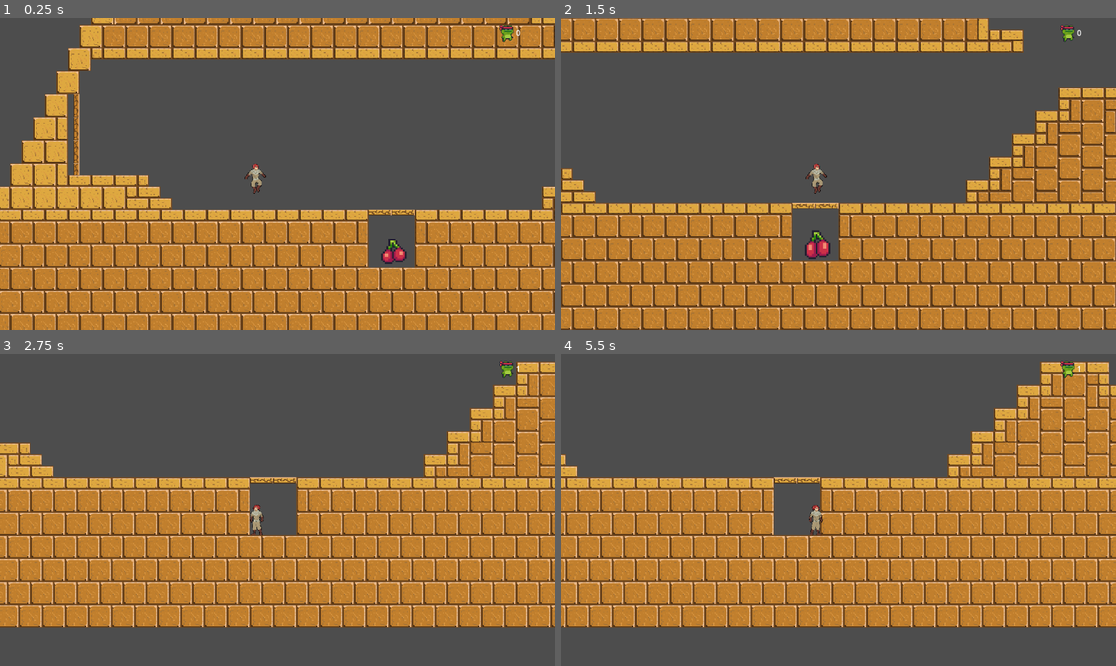
Above: before the commit, frames 1-4 (two rows, left to right).
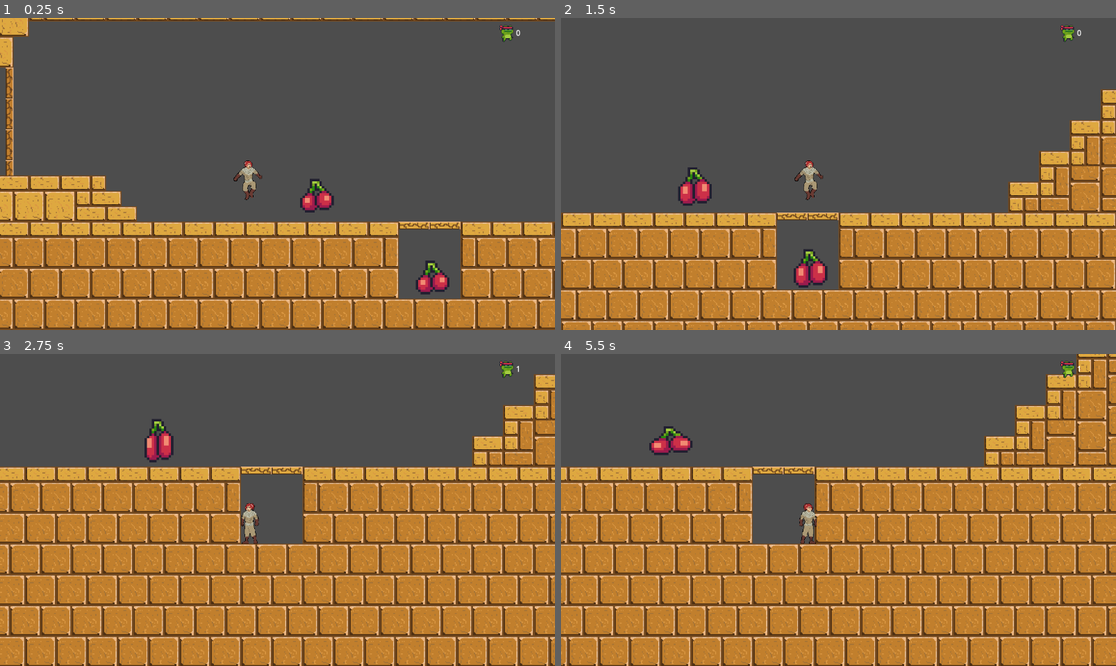
Above: after the commit, the same moments.

Repository: lucifer2k3/TreasureHunter
Game: Godot game, scene res://Code/Maps/egypt_map.tscn
Two runs of this game, one before a commit and one after it. Both use one fixed random seed, a clock stepped at 60 frames per second and the inputs below. This scene is started directly instead of the project's main scene.
Inputs:
- Up to frame 1 (0.25 s): no input
- Up to frame 2 (1.5 s): hold Right (ui_right) from 0.53 s (still down); tap Up (ui_up) at 0.77 s
- Up to frame 3 (2.75 s): tap Up (ui_up) at 1.52 s; release Right (ui_right) at 2.03 s; hold Left (ui_left) from 2.03 s (still down)
- Up to frame 4 (5.5 s): release Left (ui_left) at 2.78 s; hold Right (ui_right) 2.78-4.28 s; tap Up (ui_up) at 3.02, 3.77, 4.52 s; hold Left (ui_left) 4.28-5.03 s; hold Right (ui_right) from 5.03 s (still down)

The runs differ from the first frame. In frame 1, 41% of the frame differs, in the area x 0-100%, y 0-100%; in frame 2, 41%; in frame 3, 45%; in frame 4, 46%.

Commit message:
nhan dame co ban

Diff:
--- /dev/null
+++ b/Code/Bot/Map1/Monster1.gd
@@ -0,0 +1,8 @@
+extends Area2D
+@onready var main = %mainchar
+
+func _on_body_entered(body):
+	if(body.name=="mainchar"):
+		main.damaged(3)
+func donothing():
+	print("ranh")
--- /dev/null
+++ b/Code/Bot/Map1/Monster1.tscn
@@ -0,0 +1,151 @@
+[gd_scene load_steps=22 format=3 uid="uid://ljp2t0c23sia"]
+
+[ext_resource type="Script" path="res://Code/Bot/Map1/Monster1.gd" id="2_2bncu"]
+[ext_resource type="Texture2D" uid="uid://xpsoqfy0hdft" path="res://Assets/Items/Cherries.png" id="2_n3hsv"]
+
+[sub_resource type="AtlasTexture" id="AtlasTexture_1n1g0"]
+atlas = ExtResource("2_n3hsv")
+region = Rect2(0, 0, 32, 32)
+
+[sub_resource type="AtlasTexture" id="AtlasTexture_0nmia"]
+atlas = ExtResource("2_n3hsv")
+region = Rect2(32, 0, 32, 32)
+
+[sub_resource type="AtlasTexture" id="AtlasTexture_wrs7j"]
+atlas = ExtResource("2_n3hsv")
+region = Rect2(64, 0, 32, 32)
+
+[sub_resource type="AtlasTexture" id="AtlasTexture_37ifk"]
+atlas = ExtResource("2_n3hsv")
+region = Rect2(96, 0, 32, 32)
+
+[sub_resource type="AtlasTexture" id="AtlasTexture_0y5ws"]
+atlas = ExtResource("2_n3hsv")
+region = Rect2(128, 0, 32, 32)
+
+[sub_resource type="AtlasTexture" id="AtlasTexture_d3j4k"]
+atlas = ExtResource("2_n3hsv")
+region = Rect2(160, 0, 32, 32)
+
+[sub_resource type="AtlasTexture" id="AtlasTexture_8mgvk"]
+atlas = ExtResource("2_n3hsv")
+region = Rect2(192, 0, 32, 32)
+
+[sub_resource type="AtlasTexture" id="AtlasTexture_gw4e0"]
+atlas = ExtResource("2_n3hsv")
+region = Rect2(224, 0, 32, 32)
+
+[sub_resource type="AtlasTexture" id="AtlasTexture_kbp5p"]
+atlas = ExtResource("2_n3hsv")
+region = Rect2(256, 0, 32, 32)
+
+[sub_resource type="AtlasTexture" id="AtlasTexture_hne1q"]
+atlas = ExtResource("2_n3hsv")
+region = Rect2(288, 0, 32, 32)
+
+[sub_resource type="AtlasTexture" id="AtlasTexture_tmowa"]
+atlas = ExtResource("2_n3hsv")
+region = Rect2(320, 0, 32, 32)
+
+[sub_resource type="AtlasTexture" id="AtlasTexture_73y1t"]
+atlas = ExtResource("2_n3hsv")
+region = Rect2(352, 0, 32, 32)
+
+[sub_resource type="AtlasTexture" id="AtlasTexture_oqkk3"]
+atlas = ExtResource("2_n3hsv")
+region = Rect2(384, 0, 32, 32)
+
+[sub_resource type="AtlasTexture" id="AtlasTexture_odqbg"]
+atlas = ExtResource("2_n3hsv")
+region = Rect2(416, 0, 32, 32)
+
+[sub_resource type="AtlasTexture" id="AtlasTexture_6dmnx"]
+atlas = ExtResource("2_n3hsv")
+region = Rect2(448, 0, 32, 32)
+
+[sub_resource type="AtlasTexture" id="AtlasTexture_o7de8"]
+atlas = ExtResource("2_n3hsv")
+region = Rect2(480, 0, 32, 32)
+
+[sub_resource type="AtlasTexture" id="AtlasTexture_ti0hk"]
+atlas = ExtResource("2_n3hsv")
+region = Rect2(512, 0, 32, 32)
+
+[sub_resource type="SpriteFrames" id="SpriteFrames_tx8sx"]
+animations = [{
+"frames": [{
+"duration": 1.0,
+"texture": SubResource("AtlasTexture_1n1g0")
+}, {
+"duration": 1.0,
+"texture": SubResource("AtlasTexture_0nmia")
+}, {
+"duration": 1.0,
+"texture": SubResource("AtlasTexture_wrs7j")
+}, {
+"duration": 1.0,
+"texture": SubResource("AtlasTexture_37ifk")
+}, {
+"duration": 1.0,
+"texture": SubResource("AtlasTexture_0y5ws")
+}, {
+"duration": 1.0,
+"texture": SubResource("AtlasTexture_d3j4k")
+}, {
+"duration": 1.0,
+"texture": SubResource("AtlasTexture_8mgvk")
+}, {
+"duration": 1.0,
+"texture": SubResource("AtlasTexture_gw4e0")
+}, {
+"duration": 1.0,
+"texture": SubResource("AtlasTexture_kbp5p")
+}, {
+"duration": 1.0,
+"texture": SubResource("AtlasTexture_hne1q")
+}, {
+"duration": 1.0,
+"texture": SubResource("AtlasTexture_tmowa")
+}, {
+"duration": 1.0,
+"texture": SubResource("AtlasTexture_73y1t")
+}, {
+"duration": 1.0,
+"texture": SubResource("AtlasTexture_oqkk3")
+}, {
+"duration": 1.0,
+"texture": SubResource("AtlasTexture_odqbg")
+}, {
+"duration": 1.0,
+"texture": SubResource("AtlasTexture_6dmnx")
+}, {
+"duration": 1.0,
+"texture": SubResource("AtlasTexture_o7de8")
+}, {
+"duration": 1.0,
+"texture": SubResource("AtlasTexture_ti0hk")
+}],
+"loop": true,
+"name": &"default",
+"speed": 15.0
+}]
+
+[sub_resource type="CircleShape2D" id="CircleShape2D_eo15k"]
+radius = 21.0
+
+[node name="monster1" type="Area2D"]
+position = Vector2(511, 347)
+script = ExtResource("2_2bncu")
+
+[node name="AnimatedSprite2D" type="AnimatedSprite2D" parent="."]
+position = Vector2(24, 24)
+scale = Vector2(2.5, 2.5)
+sprite_frames = SubResource("SpriteFrames_tx8sx")
+autoplay = "default"
+frame_progress = 0.329307
+
+[node name="CollisionShape2D" type="CollisionShape2D" parent="."]
+position = Vector2(23, 25)
+shape = SubResource("CircleShape2D_eo15k")
+
+[connection signal="body_entered" from="." to="." method="_on_body_entered"]
--- /dev/null
+++ b/Code/Characters/Character health.gd
@@ -0,0 +1,11 @@
+extends Node
+
+
+var playerhealth = 10
+
+
+func damaged(damage):
+	playerhealth-=damage
+	print(playerhealth)
+	if (playerhealth<=0):
+		print("dead")
--- a/Code/Characters/mainchar.gd
+++ b/Code/Characters/mainchar.gd
@@ -1,14 +1,25 @@
 extends CharacterBody2D
 
-
+class_name mainchar
 const SPEED = 200.0
 const JUMP_VELOCITY = -350.0
+
+
+var health=10
 
 # Get the gravity from the project settings to be synced with RigidBody nodes.
 var gravity = ProjectSettings.get_setting("physics/2d/default_gravity")
 @onready var animation = get_node("Container/AnimatedSprite2D")
 @onready var container = get_node("Container")
 
+
+func damaged(damage):
+	if (health>0):
+		health-=damage
+		print(health)
+	else:
+		health=0
+		print("dead")
 func _physics_process(delta):
 	# Add the gravity.
 	if not is_on_floor():
--- a/Code/Characters/mainchar.tscn
+++ b/Code/Characters/mainchar.tscn
@@ -8,6 +8,7 @@
 [ext_resource type="Texture2D" uid="uid://wb34xballs6s" path="res://Assets/Characters/PlayerCharacter/jump/frame0004.png" id="9_ad3id"]
 [ext_resource type="Texture2D" uid="uid://bui3u084ke7ew" path="res://Assets/Characters/PlayerCharacter/jump/frame0005.png" id="10_8hkw0"]
 [ext_resource type="Texture2D" uid="uid://cj46nmdq1b1ao" path="res://Assets/Characters/PlayerCharacter/jump/frame0006.png" id="11_gkgo4"]
+[ext_resource type="Script" path="res://Code/Characters/Character health.gd" id="11_rmc0g"]
 [ext_resource type="Texture2D" uid="uid://dar0ws7f2n2mx" path="res://Assets/Characters/PlayerCharacter/jump/frame0007.png" id="12_gwyor"]
 [ext_resource type="Texture2D" uid="uid://bn1s40wcsj4h8" path="res://Assets/Characters/PlayerCharacter/jump/frame0008.png" id="13_xsc38"]
 
@@ -87,4 +88,8 @@
 
 [node name="Camera2D" type="Camera2D" parent="."]
 position = Vector2(43, -20)
-zoom = Vector2(1.5, 1.5)
+zoom = Vector2(2, 2)
+
+[node name="Character health" type="Node" parent="."]
+unique_name_in_owner = true
+script = ExtResource("11_rmc0g")
--- a/Code/Maps/egypt_map.tscn
+++ b/Code/Maps/egypt_map.tscn
@@ -1,10 +1,11 @@
-[gd_scene load_steps=8 format=3 uid="uid://cvrycjake8mtd"]
+[gd_scene load_steps=9 format=3 uid="uid://cvrycjake8mtd"]
 
 [ext_resource type="PackedScene" uid="uid://ctnnf0u7eb1wo" path="res://Code/Characters/mainchar.tscn" id="2_2ptua"]
 [ext_resource type="PackedScene" uid="uid://bn8jlp30vec61" path="res://Assets/Items/cherries.tscn" id="3_22kpi"]
 [ext_resource type="Texture2D" uid="uid://lvrcjlt51pel" path="res://Assets/Maps/brick - Copy.png" id="3_318c2"]
 [ext_resource type="Script" path="res://Code/Maps/Game Manager.gd" id="4_dw1os"]
 [ext_resource type="Texture2D" uid="uid://bchbbe71nqkuo" path="res://Assets/Items/Jump (32x32).png" id="5_u7oae"]
+[ext_resource type="PackedScene" uid="uid://ljp2t0c23sia" path="res://Code/Bot/Map1/Monster1.tscn" id="6_2uavc"]
 
 [sub_resource type="TileSetAtlasSource" id="TileSetAtlasSource_xal11"]
 texture = ExtResource("3_318c2")
@@ -310,6 +311,7 @@
 layer_0/tile_data = PackedInt32Array(-131072, 524288, 7, -65536, 524288, 8, -131071, 589824, 7, -65535, 589824, 8, -131 …(69592 unchanged characters)…
 
 [node name="mainchar" parent="." instance=ExtResource("2_2ptua")]
+unique_name_in_owner = true
 position = Vector2(357, -276)
 
 [node name="Cherries" type="Node" parent="."]
@@ -355,3 +357,6 @@
 offset_right = 1138.0
 offset_bottom = 42.0
 text = "0"
+
+[node name="monster1" parent="." instance=ExtResource("6_2uavc")]
+position = Vector2(404, -259)
Not shown: 1 places in Code/Characters/mainchar.tscn that only renumber resources
